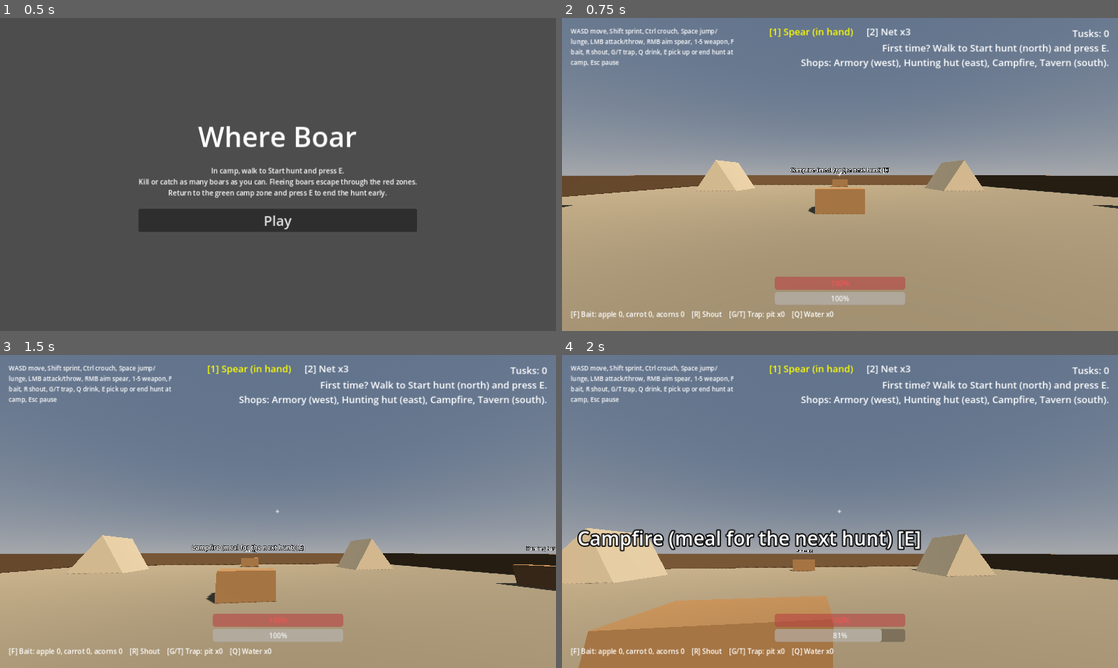
Above: before the commit, frames 1-4 (two rows, left to right).
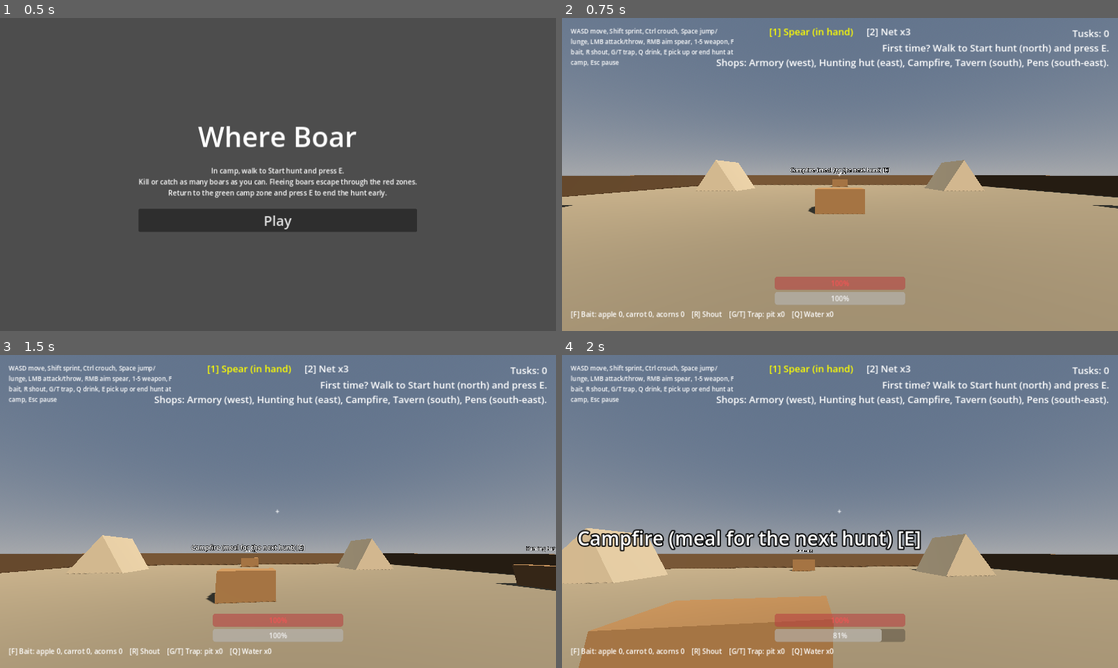
Above: after the commit, the same moments.

Repository: bageus/where-boar
Game: Godot game, scene res://game/bootstrap/app/main.tscn
The game is run twice, just before and just after one commit, with the same random seed, the same clock (stepped at 60 frames per second) and the same inputs.
Inputs (mouse positions are in pixels of both pictures, inside the frame that each line leads up to):
- Up to frame 1 (0.5 s): no input
- Up to frame 2 (0.75 s): click "Play" at 0.5 s
- Up to frame 3 (1.5 s): tap E (interact) at 1.25 s; move the mouse to (305, 511) at 1.27 s; hold W (move_forward) from 1.28 s (still down); hold Right mouse button (aim) from 1.28 s (still down)
- Up to frame 4 (2 s): keep holding W (move_forward); keep holding Right mouse button (aim); tap Space (jump) at 1.52 s

Frame 1 is identical in both runs. In frame 2, 1.0% of the frame differs, in the area x 27-98%, y 12-17%; in frame 3, 1.0%; in frame 4, 1.0%.

Commit message:
Camp hint mentions the pens
Co-Authored-By: Claude Opus 5.5 <noreply@anthropic.com>
Claude-Session: https://claude.ai/code/session_01XSFBnjFKXLtHPaufcuGWLw

Diff:
--- a/game/presentation/camp/public/camp.gd
+++ b/game/presentation/camp/public/camp.gd
@@ -38,7 +38,7 @@
 	for animal_id in progress.helpers:
 		lines.append("%s: %d in pens" % [animal_id, progress.helpers[animal_id]])
 	if progress.hunts == 0:
-		lines.append("First time? Walk to Start hunt (north) and press E.\nShops: Armory (west), Hunting hut (east), Campfire, Tavern (south).")
+		lines.append("First time? Walk to Start hunt (north) and press E.\nShops: Armory (west), Hunting hut (east), Campfire, Tavern (south), Pens (south-east).")
 	$Hud/Progress.text = "\n".join(lines)
 
 
